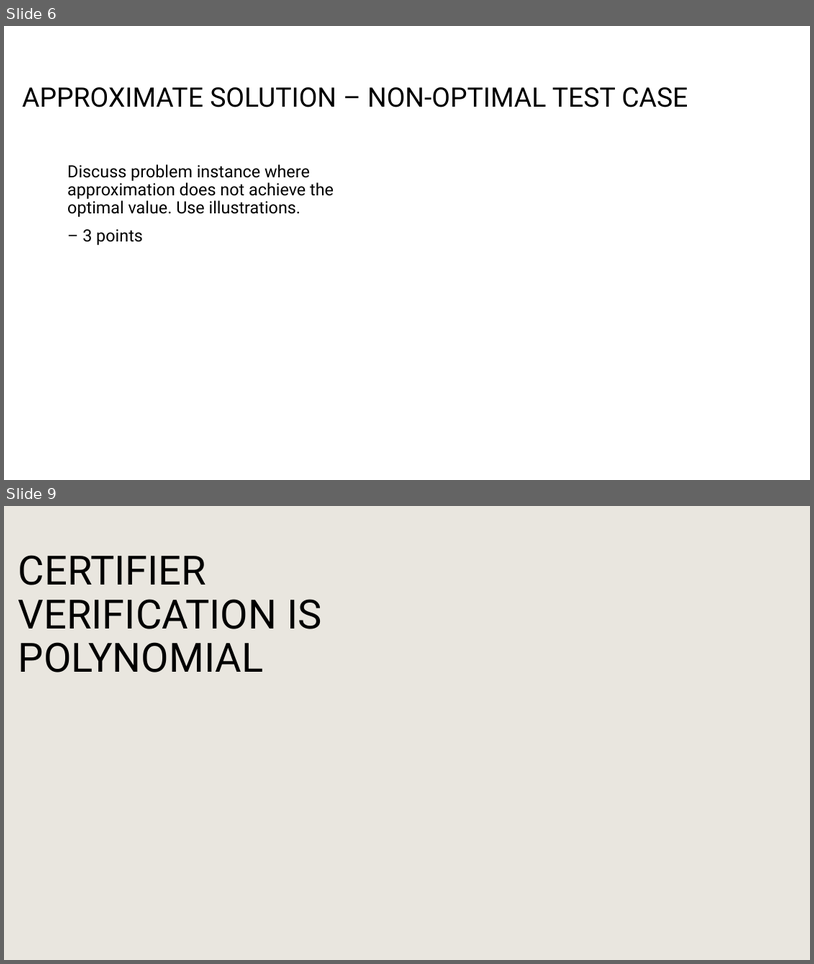
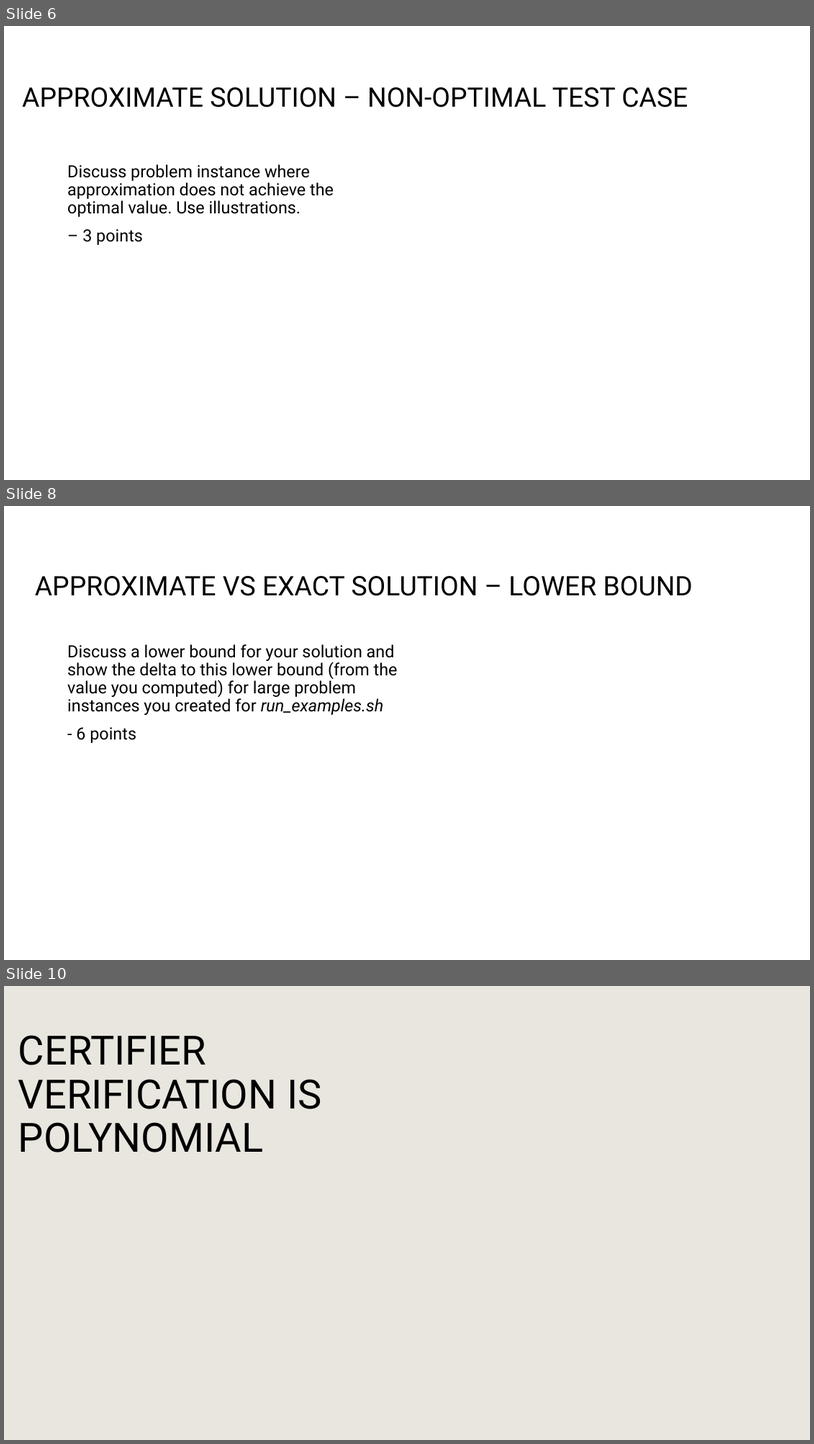
Before and after one commit to PictureOfGray/CS412-Team-NAME, a slide deck: presentations/TeamNAMETSP.pptx. Shown one above the other, each under a label of ours: slides 6 and 9 before the commit, slides 6, 8 and 10 after it; the slides between them are not shown. The pictures are 814x964 and 814x1444 pixels, drawn with LibreOffice and Linux fonts; fonts in the diff are those of the drawing; background and template pictures are left out. Boxes give left, top, right and bottom in pixels: in the first picture for what was removed or moved away, otherwise in the second. Text is boxed around its words. In the diff, an @@ line names an element or a change of style, - is before the commit and + after.

```diff
--- a/presentations/TeamNAMETSP.pptx
+++ b/presentations/TeamNAMETSP.pptx
@@ slide 8 added at (4, 506, 810, 960), background #FFFFFF @@
@@ title added at (35, 576, 693, 596), 32 pt, text #000000 @@
+APPROXIMATE VS EXACT SOLUTION – LOWER BOUND
@@ text added at (67, 644, 398, 743), 20 pt, text #000000 @@
+Discuss a lower bound for your solution and show the delta to this lower bound (from the value you computed) for large problem instances you created for run_examples.sh
+- 6 points
@@ what was slide 9 is now slide 10 @@
```
Also in this commit, not shown: 2 slides changed, 5 other files.
